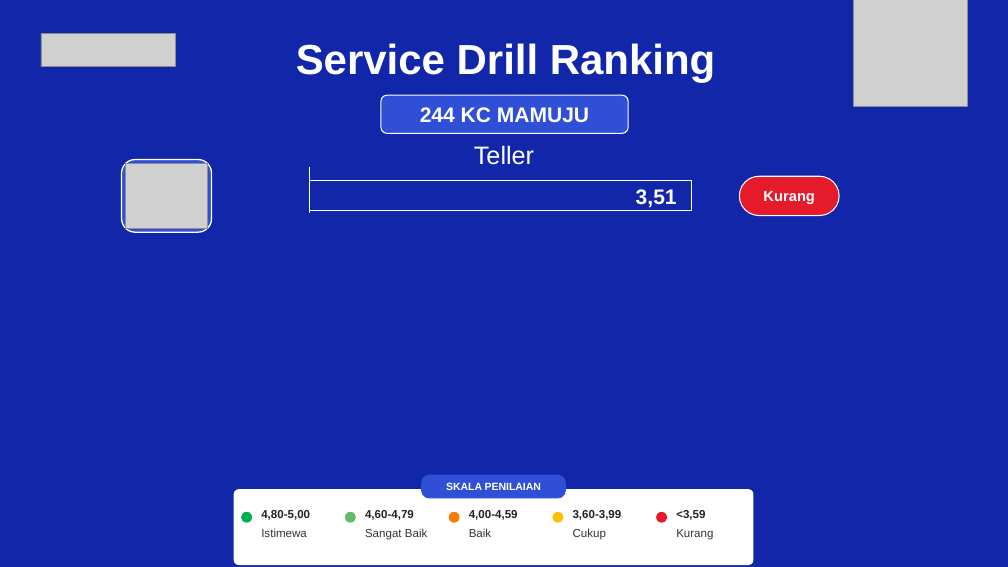
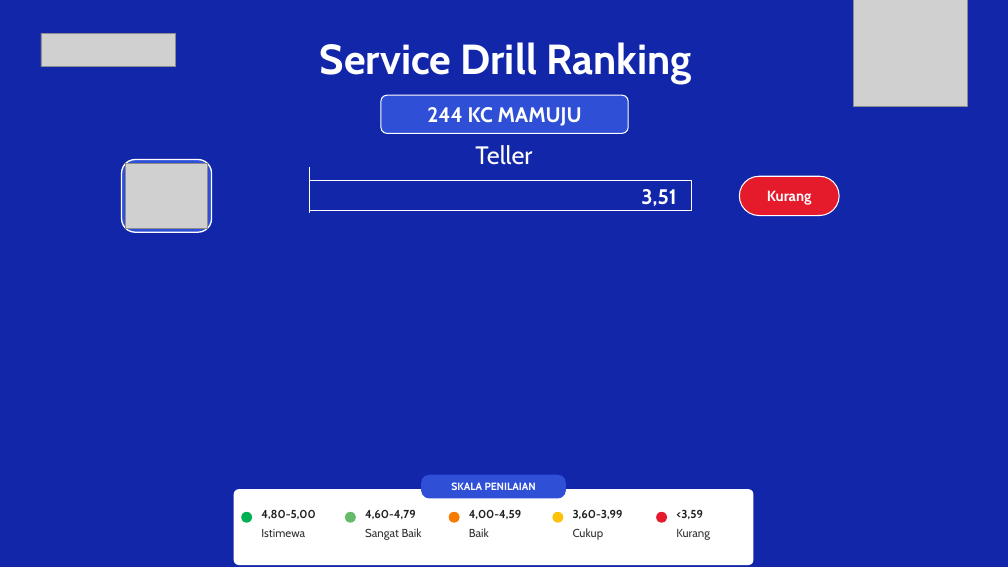
Before and after one commit to hengkiyudijanto/btn-sip, a slide deck: slide 2 of ranking-nyata.pptx. Drawn at 1008x567 pixels with LibreOffice and Linux fonts; fonts in the diff are those of the drawing; grey boxes stand for pictures; background and template pictures are left out. Boxes give left, top, right and bottom in pixels: in the first picture for what was removed or moved away, otherwise in the second. Text is boxed around its words. In the diff, an @@ line names an element or a change of style, - is before the commit and + after.

```diff
--- a/ranking-nyata.pptx
+++ b/ranking-nyata.pptx
@@ font Arial to Cabin in 16 elements at (x1=320, y1=42, x2=692, y2=84), (x1=427, y1=107, x2=582, y2=126), (x1=475, y1=145, x2=532, y2=165), (x1=641, y1=189, x2=676, y2=206), (x1=767, y1=190, x2=812, y2=205), (x1=451, y1=482, x2=536, y2=490), (x1=261, y1=510, x2=315, y2=519), (x1=261, y1=529, x2=305, y2=537), (x1=365, y1=509, x2=416, y2=519), (x1=365, y1=528, x2=422, y2=540), (x1=469, y1=510, x2=522, y2=519), (x1=469, y1=528, x2=489, y2=537), (x1=573, y1=509, x2=623, y2=519), (x1=573, y1=528, x2=604, y2=540), (x1=676, y1=510, x2=703, y2=519), (x1=676, y1=529, x2=710, y2=540) @@
```
Also in this commit, not shown: 1 other slide changed, 13 other files.
